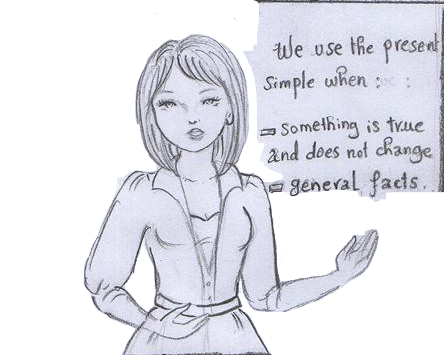
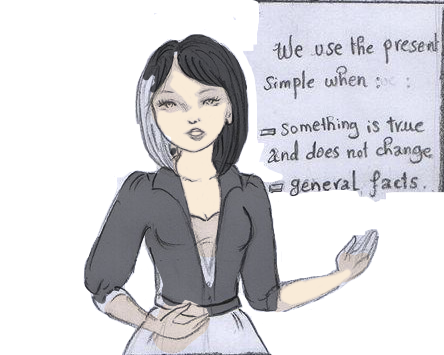
The second (444, 355) image is a revision of the first. Changes to its layers:
"pencils": blend normal → multiply, painted on it over [85, 34, 370, 354]
added layer "fg" over [85, 34, 370, 354]
